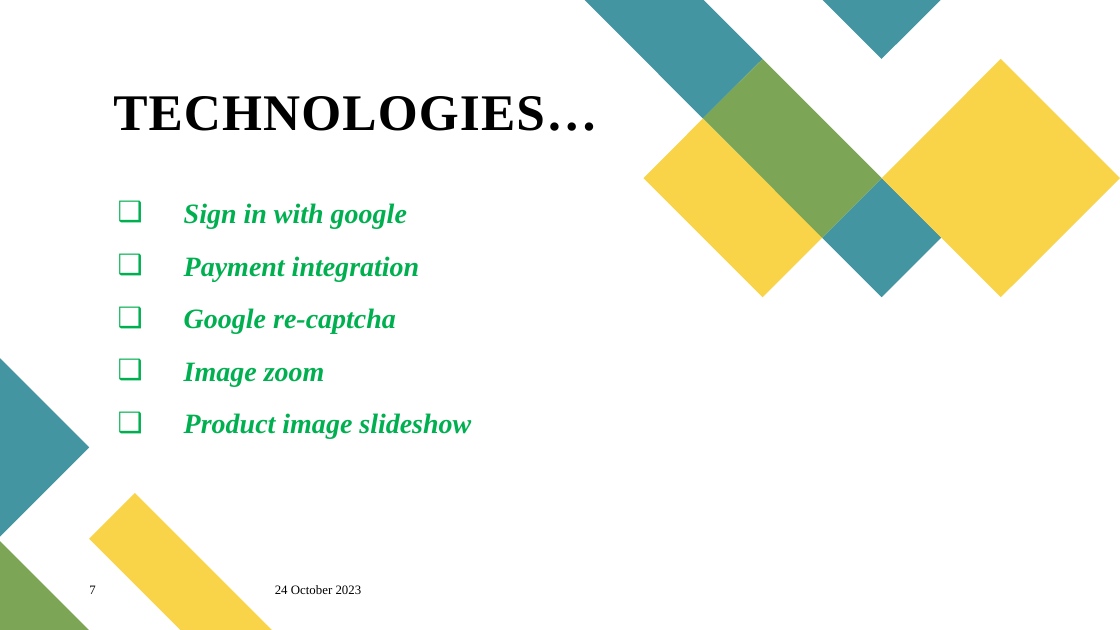
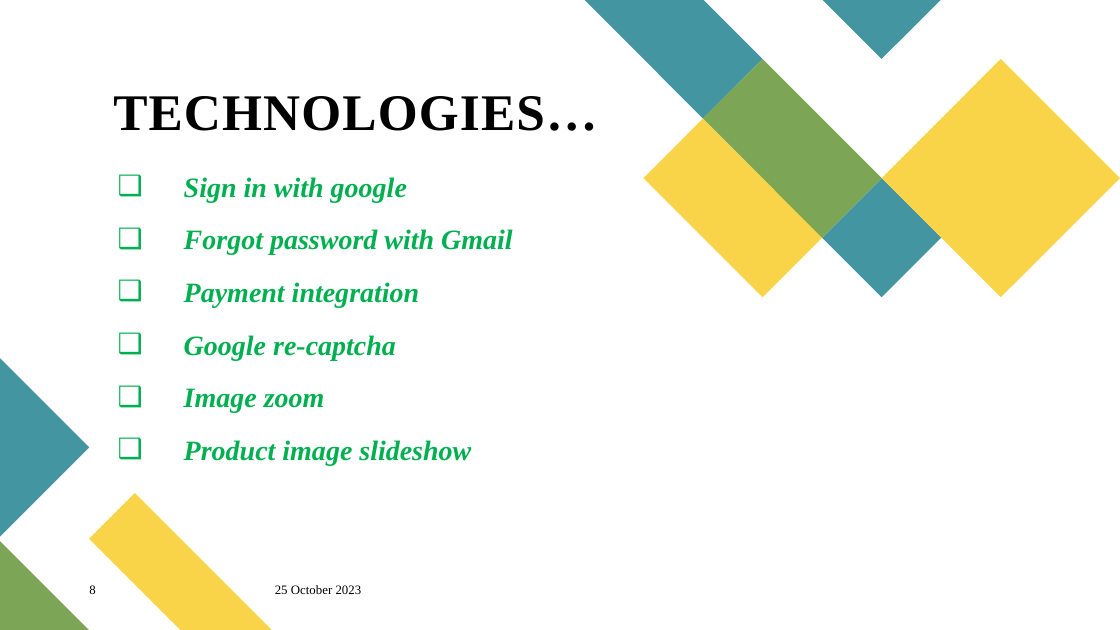
Before and after one commit to preethyannthomas/MiniProject_2024, a slide deck: slide 8 of Documents/Project.pptx (slide 7 before the commit). Drawn at 1120x630 pixels with LibreOffice and Linux fonts; fonts in the diff are those of the drawing. Boxes give left, top, right and bottom in pixels: in the first picture for what was removed or moved away, otherwise in the second. Text is boxed around its words. In the diff, an @@ line names an element or a change of style, - is before the commit and + after.

```diff
--- a/Documents/Project.pptx
+++ b/Documents/Project.pptx
@@ text at (x1=184, y1=229, x2=513, y2=255): paragraph added @@
+❑ Forgot password with Gmail
@@ page number at (x1=89, y1=585, x2=95, y2=594): text changed @@
-7
+8
@@ text at (x1=275, y1=585, x2=362, y2=594): text changed @@
-24 October 2023
+25 October 2023
```
Also in this commit, not shown: 6 other slides changed, 1 slide added, 3 other files.
